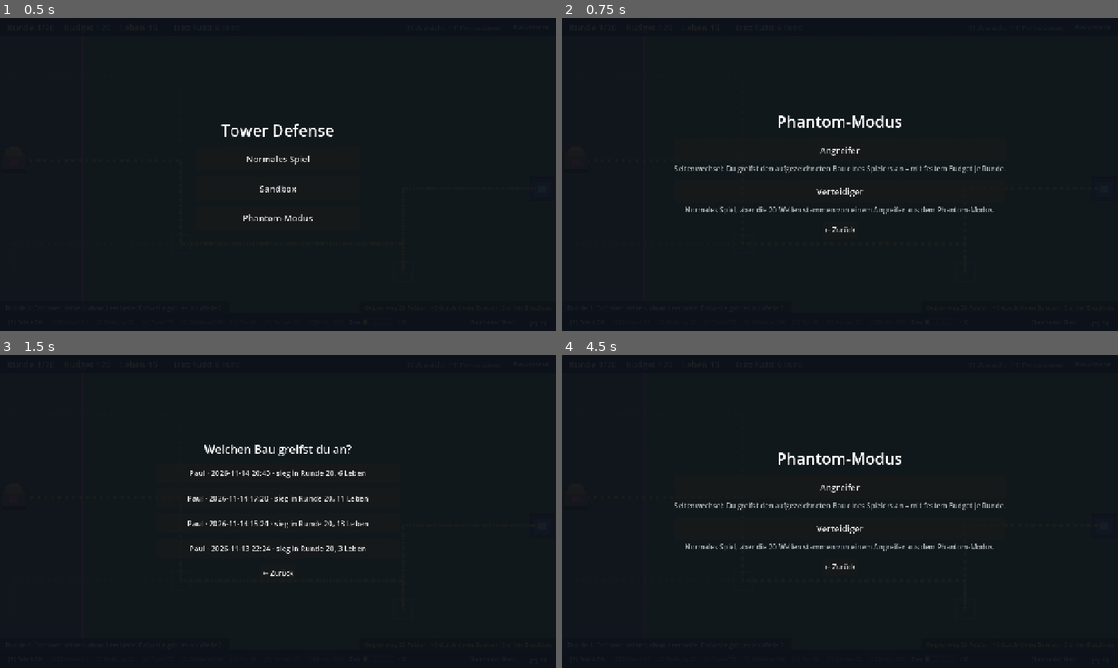
Above: before the commit, frames 1-4 (two rows, left to right).
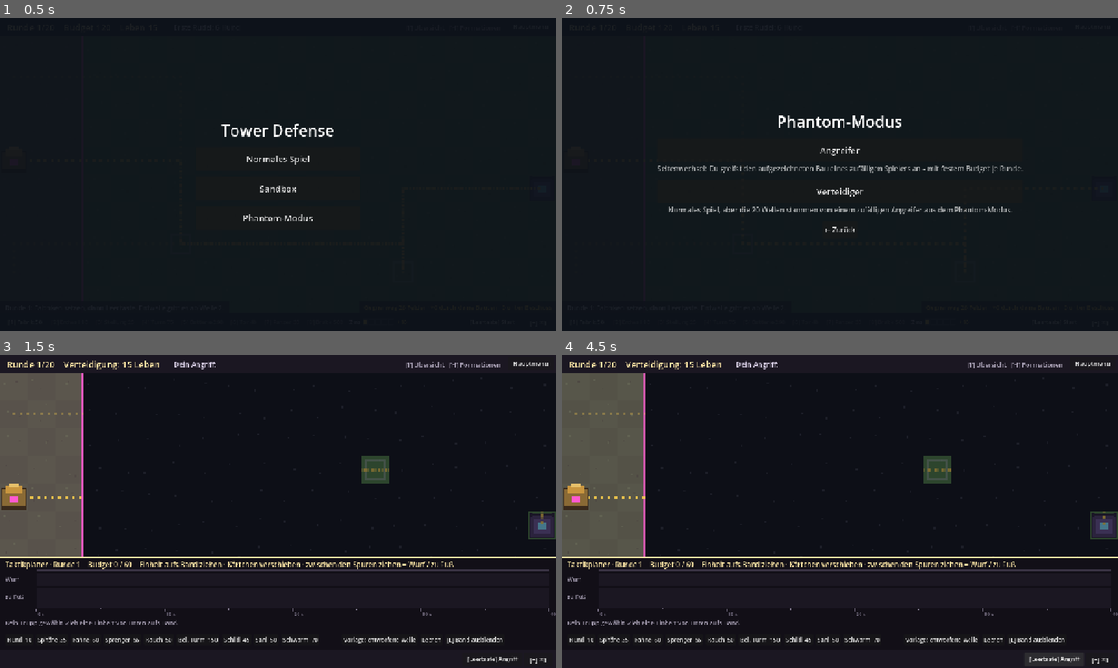
Above: after the commit, the same moments.

Repository: paulriegraf-dev/Tower-Defense
Game: Godot game, scene res://main.tscn
The game is run twice, just before and just after one commit, with the same random seed, the same clock (stepped at 60 frames per second) and the same inputs.
Inputs (mouse positions are in pixels of both pictures, inside the frame that each line leads up to):
- Up to frame 1 (0.5 s): no input
- Up to frame 2 (0.75 s): click "Phantom-Modus" at 0.5 s
- Up to frame 3 (1.5 s): click "Angreifer" at 1.25 s
- Up to frame 4 (4.5 s): click (840, 574) at 2 s, where only the run before the commit has a clickable "← Zurück"; click (840, 527) at 2.75 s, where only the run before the commit has a clickable "Verteidiger"; click (840, 561) at 3.5 s, where only the run before the commit has a clickable "← Zurück"; click "[Leertaste] Start" (after the commit: "[Leertaste] Angriff") at 4.25 s

Frame 1 is identical in both runs. In frame 2, 1.3% of the frame differs, in the area x 17-83%, y 47-63%; in frame 3, 15%; in frame 4, 15%, in the area x 0-100%, y 1-100%.

Commit message:
Entwicklungsversion: letzter Checkpoint ist Pflicht vor der Basis; Phantom-Modus zieht Angreifer/Verteidiger zufällig
Co-Authored-By: Claude Opus 5.5 <noreply@anthropic.com>
Claude-Session: https://claude.ai/code/session_013tiAU4kePMZThw9ogVGCSf

Diff:
--- a/projekt/scripts/gegner.gd
+++ b/projekt/scripts/gegner.gd
@@ -151,9 +151,10 @@
 
 ## Weg ab dem aktuellen Feld neu berechnen (z. B. nachdem ein Wall gefallen ist).
 func plane_neu() -> void:
-	# Schon eingenommene Checkpoints muss niemand mehr ablaufen: direkt zum nächsten offenen (bzw. zur Basis)
+	# Schon eingenommene Checkpoints muss niemand mehr ablaufen: direkt zum nächsten offenen.
+	# Der letzte Checkpoint ist Pflicht (14.11.): Zur Basis geht es immer über ihn, auch wenn er schon eingenommen ist.
 	if karte.cp_aktiv:
-		while _ziel < karte.checkpoints.size() and karte.cp_feind[_ziel]:
+		while _ziel < karte.checkpoints.size() - 1 and karte.cp_feind[_ziel]:
 			_ziel += 1
 	_weg = karte.gegner_weg(typ, karte.zelle_bei(position), karte.ziel_zelle(_ziel))
 	_index = 1
--- a/projekt/scripts/karte.gd
+++ b/projekt/scripts/karte.gd
@@ -925,9 +925,9 @@
 
 
 ## Geworfene Gegner stürmen Checkpoints: der nächste Checkpoint ab `z`, der noch nicht dem Gegner gehört
-## (auch wenn er auf der Route schon hinter ihnen liegt). Gibt es keinen, geht es zur Basis.
+## (auch wenn er auf der Route schon hinter ihnen liegt). Gibt es keinen, geht es über den letzten Checkpoint zur Basis.
 func sturmziel_ab(z: Vector2i) -> int:
-	var bestes := checkpoints.size()
+	var bestes := checkpoints.size() - 1 if cp_aktiv and checkpoints.size() > 0 else checkpoints.size()
 	var beste_laenge := 1 << 30
 	if not cp_aktiv:
 		return bestes
--- a/projekt/scripts/main.gd
+++ b/projekt/scripts/main.gd
@@ -223,7 +223,9 @@
 	_geknackt = 0
 	nebel.vergiss()
 	_ersatz = []
-	for f: Dictionary in Phantom.liste("verteidigung"):
+	var pool := Phantom.liste("verteidigung")
+	pool.shuffle()   # Ersatz-Phantome zufällig aus dem Pool
+	for f: Dictionary in pool:
 		if str(f["pfad"]).get_file() != pfad.get_file() and _ersatz.size() < 2:
 			_ersatz.append(f["pfad"])
 	leben = Werte.START_LEBEN
--- a/projekt/scripts/startmenue.gd
+++ b/projekt/scripts/startmenue.gd
@@ -1,5 +1,5 @@
 class_name Startmenue extends CanvasLayer
-## Startmenü: normales Spiel, Sandbox oder Phantom-Modus (dort weiter: Angreifer oder Verteidiger, dann das Phantom).
+## Startmenü: normales Spiel, Sandbox oder Phantom-Modus (dort weiter: Angreifer oder Verteidiger; das Phantom wird zufällig gezogen).
 ## Bedient wird es nur mit der Maus.
 
 signal gewaehlt(sandbox: bool)
@@ -73,30 +73,24 @@
 
 func _zeige_phantom_modus() -> void:
 	_leere("Phantom-Modus")
-	_knopf("Angreifer", "Seitenwechsel: Du greifst den aufgezeichneten Bau eines Spielers an – mit festem Budget je Runde.", _zeige_phantome.bind("verteidigung"))
-	_knopf("Verteidiger", "Normales Spiel, aber die 20 Wellen stammen von einem Angreifer aus dem Phantom-Modus.", _zeige_phantome.bind("angriff"))
+	_knopf("Angreifer", "Seitenwechsel: Du greifst den aufgezeichneten Bau eines zufälligen Spielers an – mit festem Budget je Runde.", _zeige_phantome.bind("verteidigung"))
+	_knopf("Verteidiger", "Normales Spiel, aber die 20 Wellen stammen von einem zufälligen Angreifer aus dem Phantom-Modus.", _zeige_phantome.bind("angriff"))
 	_zurueck(_zeige_haupt)
 
 
-## Liste der Phantome einer Art; ein Klick startet den Modus damit.
+## Zieht ein zufälliges Phantom dieser Art und startet den Modus damit (14.11.: keine Auswahl mehr).
 func zeige_phantome(art: String) -> void:
 	_zeige_phantome(art)
 
 
 func _zeige_phantome(art: String) -> void:
 	var funde := Phantom.liste(art)
-	_leere("Welchen Bau greifst du an?" if art == "verteidigung" else "Gegen wessen Angriff verteidigst du?", 26)
-	if funde.is_empty():
-		var leer := Label.new()
-		leer.text = "Noch kein Phantom im Ordner „Phantom Dateien“." if art == "verteidigung" else "Noch kein Angriff gespeichert. Spiele zuerst einmal als Angreifer."
-		leer.horizontal_alignment = HORIZONTAL_ALIGNMENT_CENTER
-		_box.add_child(leer)
-	for f: Dictionary in funde.slice(0, 8):
-		var b := Button.new()
-		b.text = f["titel"]
-		b.focus_mode = Control.FOCUS_NONE
-		b.custom_minimum_size = Vector2(560, 44)
-		b.add_theme_font_size_override("font_size", 17)
-		b.pressed.connect(func(): phantom_gewaehlt.emit(art, f["pfad"]))
-		_box.add_child(b)
+	if not funde.is_empty():
+		phantom_gewaehlt.emit(art, str((funde.pick_random() as Dictionary)["pfad"]))
+		return
+	_leere("Angreifer" if art == "verteidigung" else "Verteidiger", 26)
+	var leer := Label.new()
+	leer.text = "Noch kein Phantom im Ordner „Phantom Dateien“." if art == "verteidigung" else "Noch kein Angriff gespeichert. Spiele zuerst einmal als Angreifer."
+	leer.horizontal_alignment = HORIZONTAL_ALIGNMENT_CENTER
+	_box.add_child(leer)
 	_zurueck(_zeige_phantom_modus)
Not shown, changed: projekt/Phantom Dateien/hochgeladen.txt
Not shown, changed: index.pck
Not shown, changed: projekt/LIESMICH.md
